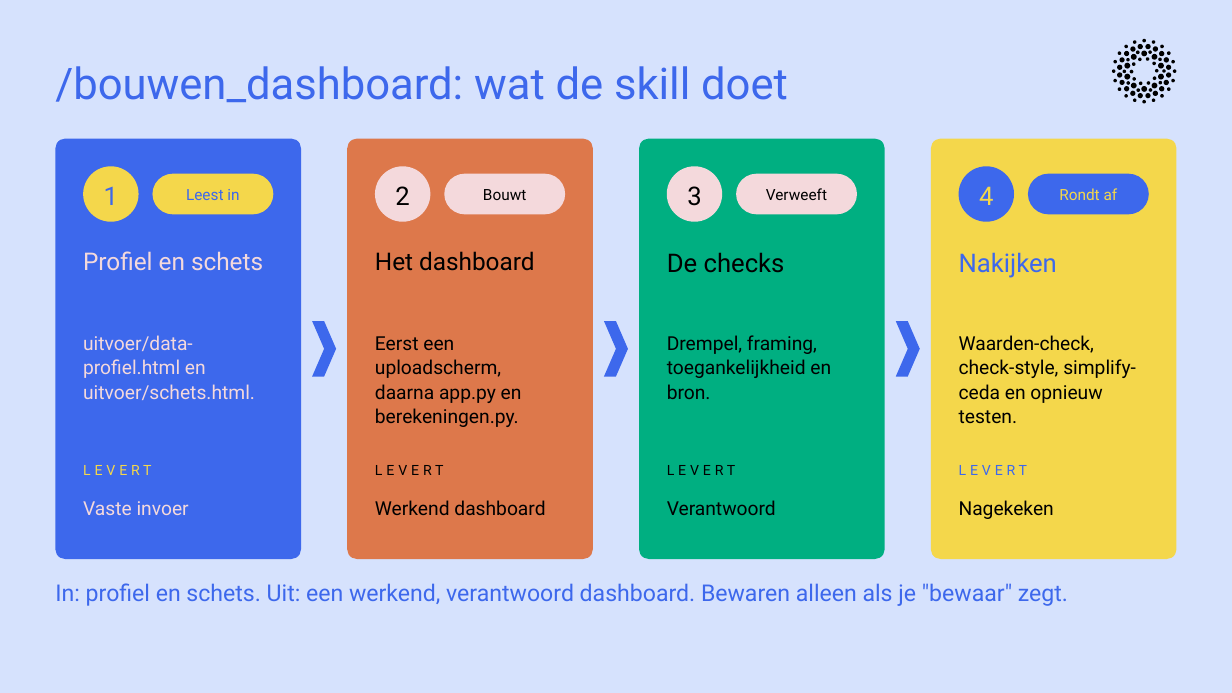
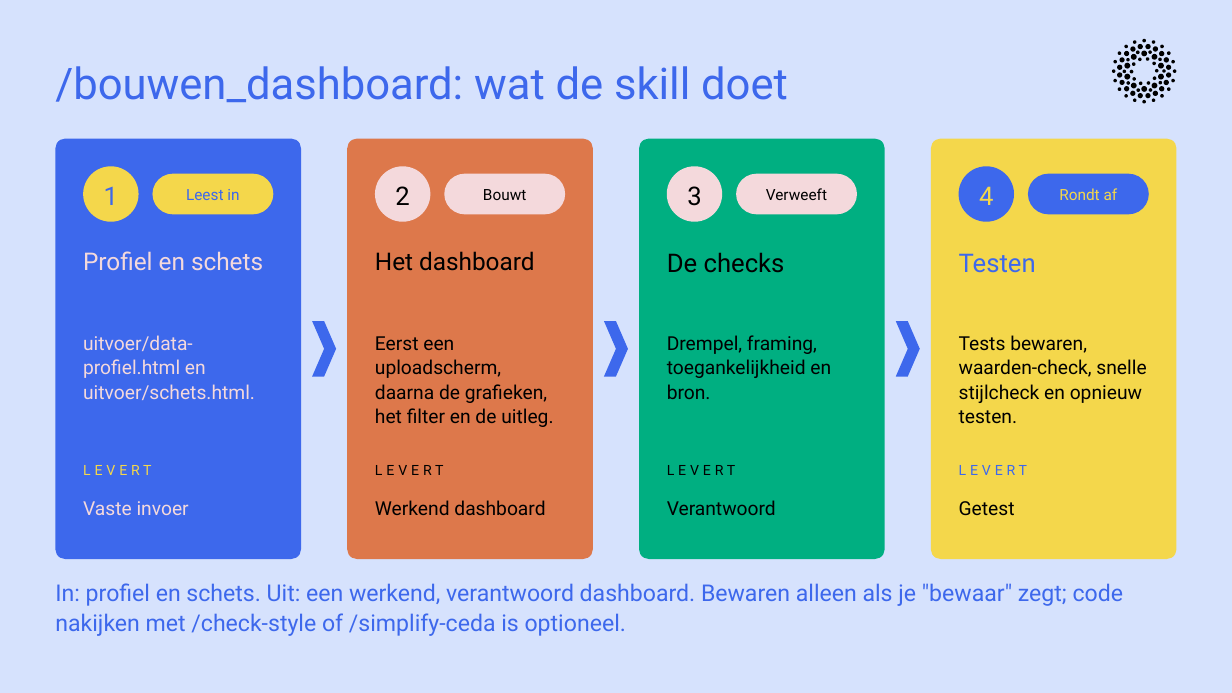
Before and after one commit to cedanl/clidev-presentaties, a slide deck: slide 31 of exports/261005_workshop_rad_uitvoering.pptx. Drawn at 1232x693 pixels with LibreOffice and Linux fonts; fonts in the diff are those of the drawing. Boxes give left, top, right and bottom in pixels: in the first picture for what was removed or moved away, otherwise in the second. Text is boxed around its words. In the diff, an @@ line names an element or a change of style, - is before the commit and + after.

```diff
--- a/exports/261005_workshop_rad_uitvoering.pptx
+++ b/exports/261005_workshop_rad_uitvoering.pptx
@@ text at (959, 253, 1036, 273): text changed @@
-Nakijken
+Testen
@@ text at (375, 336, 553, 427): text changed @@
-Eerst een uploadscherm, daarna app.py en berekeningen.py.
+Eerst een uploadscherm, daarna de grafieken, het filter en de uitleg.
@@ text at (959, 335, 1146, 423): text changed @@
-Waarden-check, check-style, simplify-ceda en opnieuw testen.
+Tests bewaren, waarden-check, snelle stijlcheck en opnieuw testen.
@@ text at (959, 501, 1015, 516): text changed @@
-Nagekeken
+Getest
@@ text at (55, 583, 1123, 636): text changed @@
-In: profiel en schets. Uit: een werkend, verantwoord dashboard. Bewaren alleen als je "bewaar" zegt.
+In: profiel en schets. Uit: een werkend, verantwoord dashboard. Bewaren alleen als je "bewaar" zegt; code nakijken met /check-style of /simplify-ceda is optioneel.
```
Also in this commit, not shown: 1 other slide changed, 1 other file.
